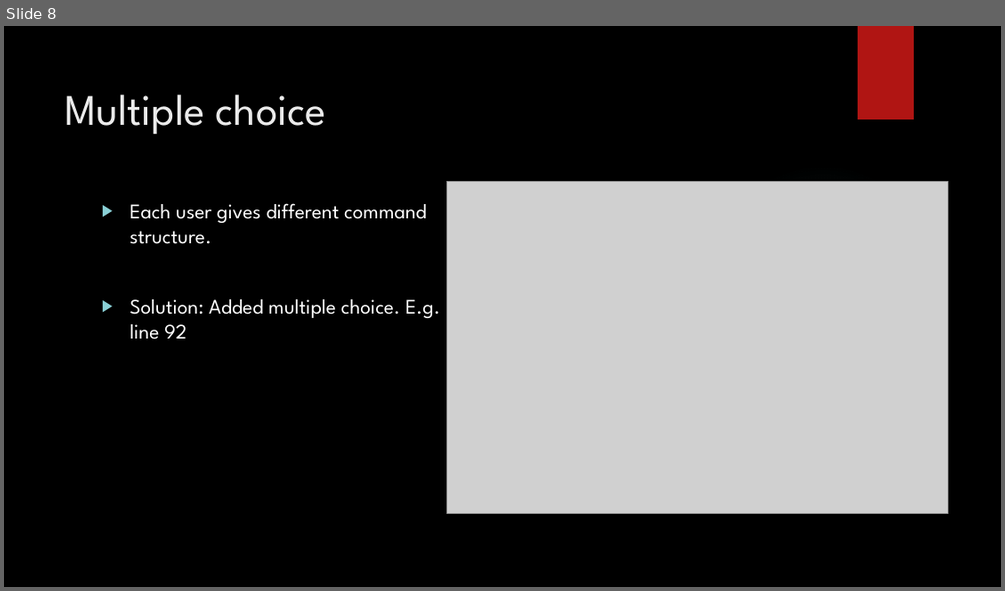
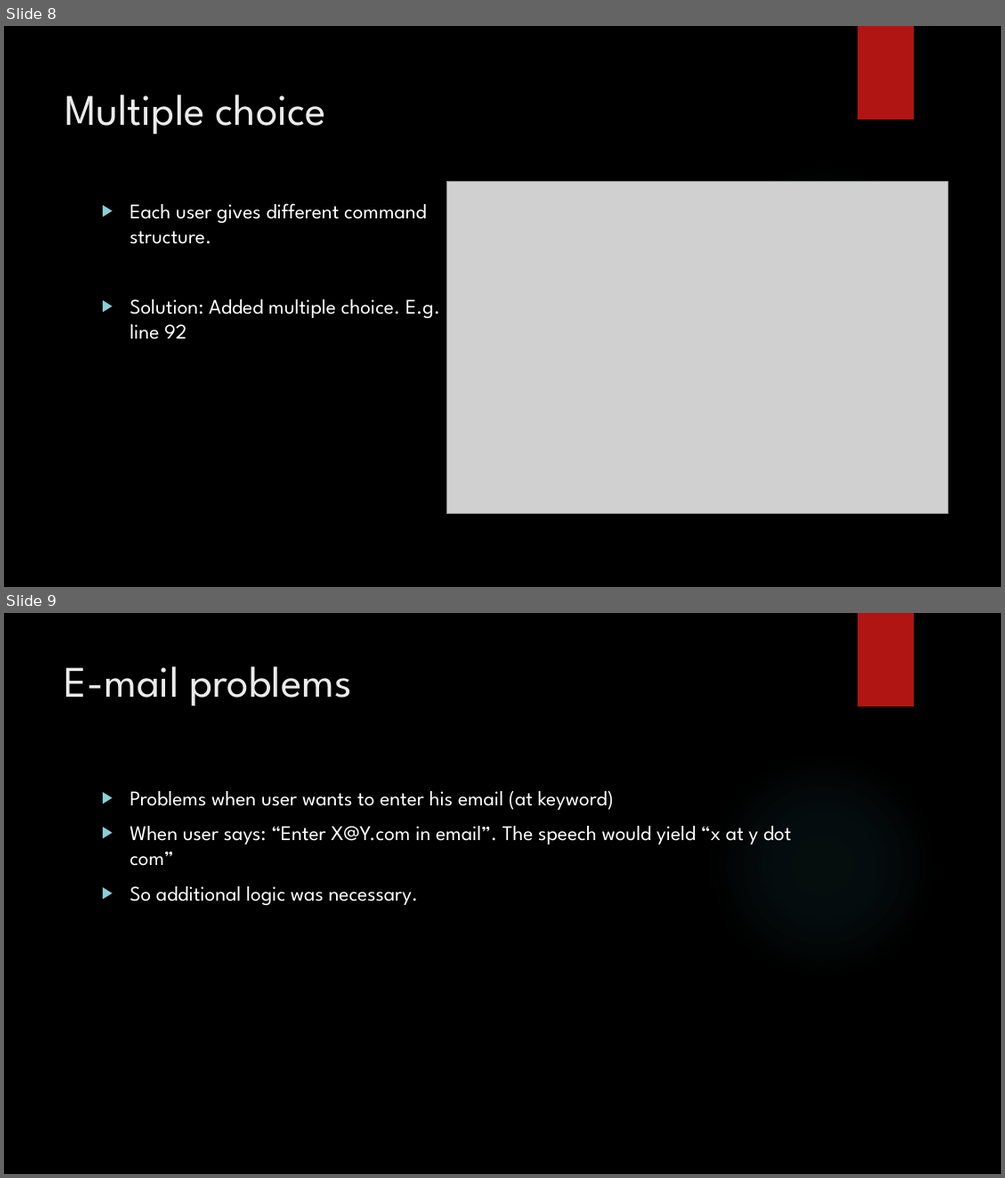
Before and after one commit to ChristinaDarstbanian/ChristinaDarstbanian, a slide deck: Hackathon Shadi Christina.pptx. Shown one above the other, each under a label of ours: slide 8 before the commit, slides 8 and 9 after it. The pictures are 1005x591 and 1005x1178 pixels, drawn with LibreOffice and Linux fonts; fonts in the diff are those of the drawing; grey boxes stand for pictures; background and template pictures are left out. Boxes give left, top, right and bottom in pixels: in the first picture for what was removed or moved away, otherwise in the second. Text is boxed around its words. In the diff, an @@ line names an element or a change of style, - is before the commit and + after.

```diff
--- a/Hackathon Shadi Christina.pptx
+++ b/Hackathon Shadi Christina.pptx
@@ slide 9 added at <box>4,613,1001,1174</box>, background picture (left out); not listed: 2 template elements that a slide beside it also shows @@
@@ title added at <box>65,666,351,706</box>, 42 pt, text #EBEBEB @@
+E-mail problems
@@ text added at <box>129,791,791,905</box>, 20 pt, text #FFFFFF @@
+▶ Problems when user wants to enter his email (at keyword)
+▶ When user says: “Enter X@Y.com in email”. The speech would yield “x at y dot com”
+▶ So additional logic was necessary.
```
Also in this commit, not shown: 5 slides changed, 3 other slides added, 1 slide removed, 9 other files.
